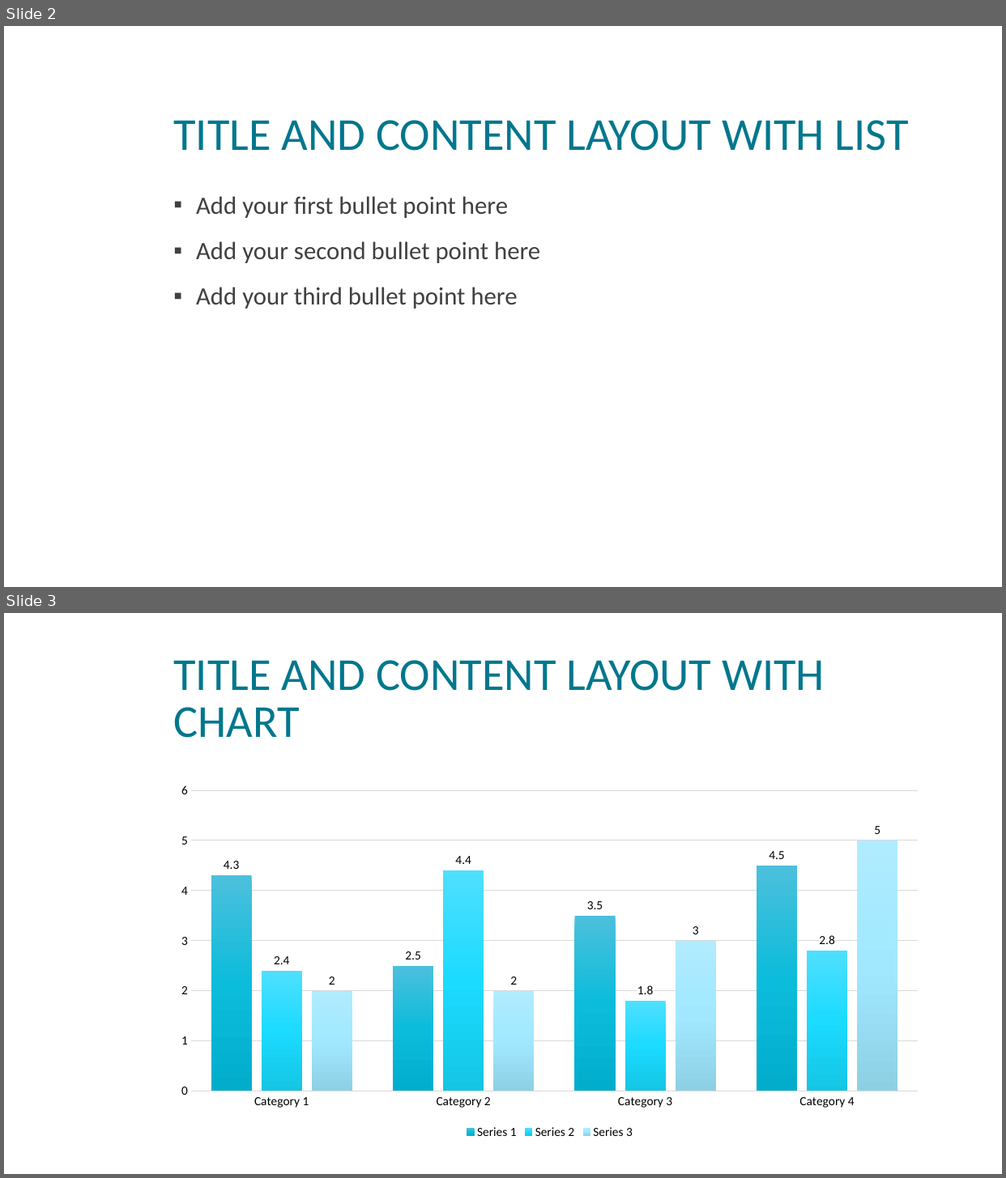
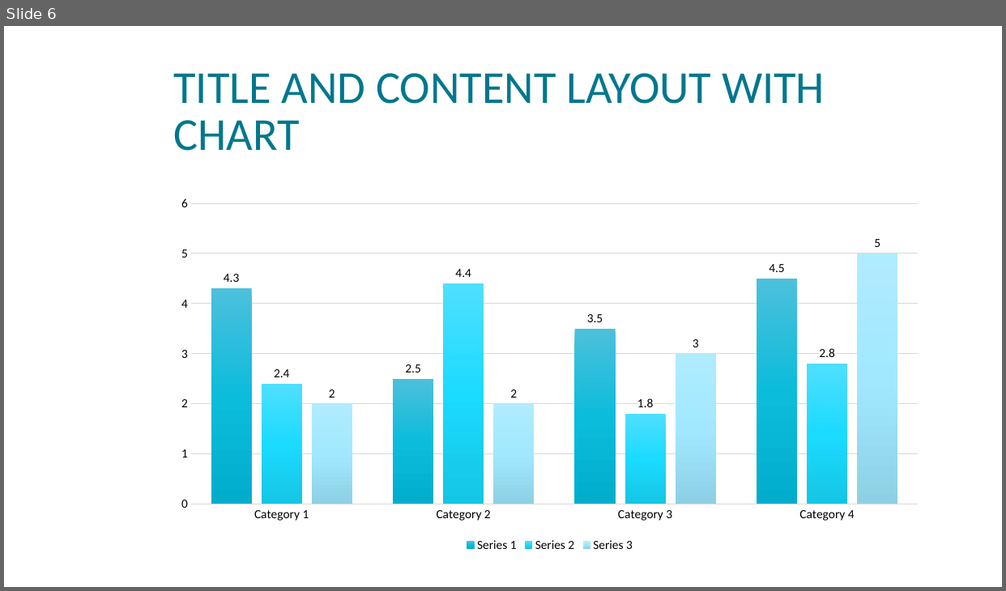
Before and after one commit to nickvertucci/Technology-Education-Curriculum, a slide deck: Templates/Powerpoint/Template - Powerpoint Assets.pptx. Shown one above the other, each under a label of ours: slides 2 and 3 before the commit, slide 6 after it. The pictures are 1006x1178 and 1006x591 pixels, drawn with LibreOffice and Linux fonts; fonts in the diff are those of the drawing; background and template pictures are left out. Boxes give left, top, right and bottom in pixels: in the first picture for what was removed or moved away, otherwise in the second. Text is boxed around its words. In the diff, an @@ line names an element or a change of style, - is before the commit and + after.

```diff
--- a/Templates/Powerpoint/Template - Powerpoint Assets.pptx
+++ b/Templates/Powerpoint/Template - Powerpoint Assets.pptx
@@ slide 2 removed at box(4, 26, 1002, 587), background picture (left out) @@
@@ title removed at box(173, 120, 909, 151) @@
-TITLE AND CONTENT LAYOUT WITH LIST
@@ text removed at box(196, 196, 540, 309) @@
-▪ Add your first bullet point here
-▪ Add your second bullet point here
-▪ Add your third bullet point here
@@ what was slide 3 is now slide 6 @@
```
Also in this commit, not shown: 5 slides added, 1 other slide removed, 14 other files.
